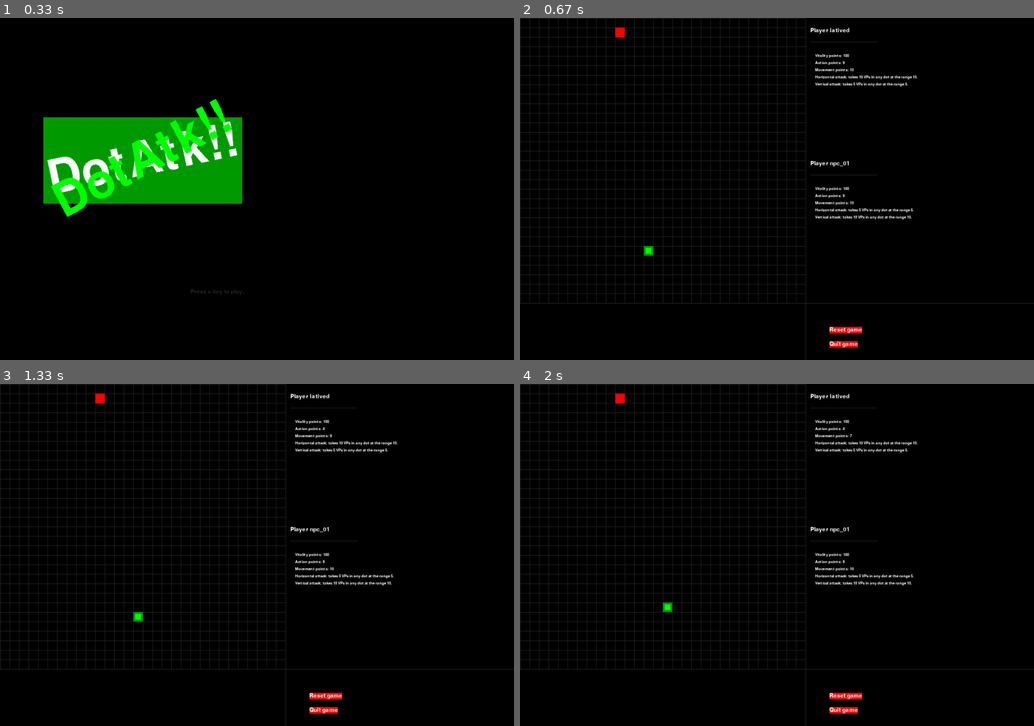
Above: before the commit, frames 1-4 (two rows, left to right).
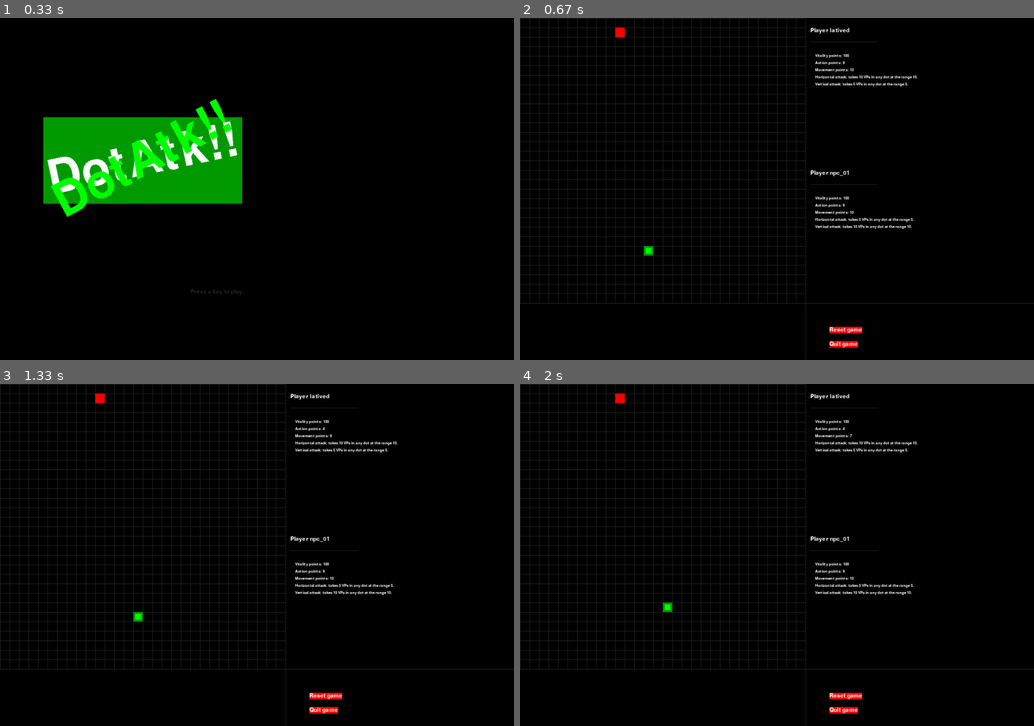
Above: after the commit, the same moments.

Repository: latived/ia2-p1
Game: pygame game, started from game.py
Same seed, same stepped clock (60 frames per second), same inputs: the game is played once before the commit and once after it.
Inputs:
- Up to frame 1 (0.33 s): no input
- Up to frame 2 (0.67 s): tap Enter at 0.33 s
- Up to frame 3 (1.33 s): tap V at 0.67 s; hold Right from 1 s (still down)
- Up to frame 4 (2 s): release Right at 1.47 s; hold Up 1.5-1.92 s; tap V at 1.65 s; hold Right from 1.95 s (still down)

Frame 1 is identical in both runs. In frame 2, 0.9% of the frame differs, in the area x 56-77%, y 41-62%; in frame 3, 0.9%; in frame 4, 0.9%.

Commit message:
Add more abstraction
- `drawGameWindow` now receives a list of dots (two or more, with the
first being the `dotPlayer`)
- `drawGameWindow` now uses `drawDot` (more generic than the previous
`drawDotPlayer` and `drawNpcPlayer`)
- `drawDot` draws a dot using its coordinates and its type. Further
improvements would be different colors for each NPC.

Diff:
--- a/game.py
+++ b/game.py
@@ -38,7 +38,7 @@
 def runGame():
 
     # Setting up player and NPC
-    dotPlayer = Player('latived', getRandomLocation(xby=True), 'pl1')
+    dotPlayer = Player('latived', getRandomLocation(xby=True), 'pl1')  # Last parameter defines dotType
     dotNpc = Player('npc_01', getRandomLocation(ybx=True), 'nl1')
 
     # Setting up some control variables
@@ -51,7 +51,7 @@
     # Who controls NPC actions?
     npcGaControlled = True  # set up random actions or ga controlled actions
 
-    drawGameWindow(dotPlayer, dotNpc)
+    drawGameWindow(dots=[dotPlayer, dotNpc])
 
     while True: # main game loop
 
@@ -62,7 +62,7 @@
             print("\t* {} points: {} VP, {} AP, {} MP.".format(dotNpc.name, dotNpc.vitalityPoints, dotNpc.actionPoints, dotNpc.movementPoints))
             showedTurnCounter = True
 
-        dotDirection, dotAtkType, dotTurnOver = None, None, None  # Just for remove warnings...
+        dotDirection, dotAtkType, dotTurnOver = None, None, None  # Just to remove warnings...
 
         # Checks for who is playing
         if not dotTurn:
@@ -135,29 +135,39 @@
             dotNpc.regenerateMP()
             dotNpc.regenerateAP()
 
-        drawGameWindow(dotPlayer, dotNpc)
-
-
-def drawGameWindow(dotPlayer, dotNpc, attacking=False, atkInfo=None):
+        drawGameWindow(dots=[dotPlayer, dotNpc])
+
+
+def drawGameWindow(dots, attacking=False, atkInfo=None):
+
     config.G_DISPLAY_SURF.fill(config.BGCOLOR)
 
     drawGrid()
 
-    drawDotPlayer(dotPlayer.position)
-    drawNpcPlayer(dotNpc.position)
-
-    drawStatus(dotPlayer, config.BOARD_WIDTH + 10, 20,
-               (config.BOARD_WIDTH + 10, 50),
-               (config.BOARD_WIDTH + 150, 50))
-    drawStatus(dotNpc, config.BOARD_WIDTH + 10, config.BOARD_HEIGHT//2,
-               (config.BOARD_WIDTH + 10, config.BOARD_HEIGHT//2 + 30),
-               (config.BOARD_WIDTH + 150, config.BOARD_HEIGHT//2 + 30))
+    namePosGapY = 0
+    lineStartGapY = 0
+    lineEndGapY = 0
+
+    nDots = len(dots)
+
+    for dot in dots:
+        # Draw the dot (dotType is used to modify the dot draw)
+        # TODO: modify NPCs dot colors somehow (new parameter dotBeauty?)
+        drawDot(dot.position, dot.dotType)
+        drawStatus(player=dot,
+                   namePosx=config.BOARD_WIDTH + 10,
+                   namePosy=20 + namePosGapY,
+                   lineStart=(config.BOARD_WIDTH + 10, 50 + lineStartGapY),
+                   lineEnd=(config.BOARD_WIDTH + 150, 50 + lineEndGapY))
+        namePosGapY += config.BOARD_HEIGHT//nDots
+        lineStartGapY += config.BOARD_HEIGHT//nDots
+        lineEndGapY += config.BOARD_HEIGHT//nDots
 
     drawOptions()
 
     if attacking:
-        dotAtkType, rangeAtk = atkInfo
-        drawAttack(dotPlayer.position, dotAtkType, rangeAtk)
+        dotPlayingPos, dotAtkType, rangeAtk = atkInfo
+        drawAttack(dotPlayingPos, dotAtkType, rangeAtk)
         pygame.display.update()
         time.sleep(0.5)
     else:
@@ -212,7 +222,7 @@
 
         # actualize window to show attack (need this here because we need to draw attack)
         # TODO: would exist a way to draw attack like we draw a movement? i.e., at the end of runGame
-        drawGameWindow(player, npc, attacking=True, atkInfo=[dotAtkType, rangeAtk])
+        drawGameWindow(dots=[player, npc], attacking=True, atkInfo=[dotPlaying.position, dotAtkType, rangeAtk])
 
         if hit:
             damage = dotPlaying.atkTypes[dotAtkType][1]
@@ -551,20 +561,17 @@
         pygame.draw.rect(config.G_DISPLAY_SURF, config.BLUE, dotInnerSegmentRect)
 
 
-def drawDotPlayer(playerCoords):
-    x = playerCoords['x'] * config.CELL_SIZE
-    y = playerCoords['y'] * config.CELL_SIZE
+def drawDot(dotCoords, dotType):
+    x = dotCoords['x'] * config.CELL_SIZE
+    y = dotCoords['y'] * config.CELL_SIZE
     dotSegmentRect = pygame.Rect(x, y, config.CELL_SIZE, config.CELL_SIZE)
-    pygame.draw.rect(config.G_DISPLAY_SURF, config.DARKGREEN, dotSegmentRect)
-    dotInnerSegmentRect = pygame.Rect(x + 4, y + 4, config.CELL_SIZE - 8, config.CELL_SIZE - 8)
-    pygame.draw.rect(config.G_DISPLAY_SURF, config.GREEN, dotInnerSegmentRect)
-
-
-def drawNpcPlayer(npcCoords):
-    x = npcCoords['x'] * config.CELL_SIZE
-    y = npcCoords['y'] * config.CELL_SIZE
-    npcRect = pygame.Rect(x, y, config.CELL_SIZE, config.CELL_SIZE)
-    pygame.draw.rect(config.G_DISPLAY_SURF, config.RED, npcRect)
+
+    if dotType == 'player':
+        pygame.draw.rect(config.G_DISPLAY_SURF, config.DARKGREEN, dotSegmentRect)
+        dotInnerSegmentRect = pygame.Rect(x + 4, y + 4, config.CELL_SIZE - 8, config.CELL_SIZE - 8)
+        pygame.draw.rect(config.G_DISPLAY_SURF, config.GREEN, dotInnerSegmentRect)
+    else:
+        pygame.draw.rect(config.G_DISPLAY_SURF, config.RED, dotSegmentRect)
 
 
 def drawGrid():
--- a/player.py
+++ b/player.py
@@ -13,12 +13,19 @@
     def __init__(self, name, location, dotType, vitalityPoints=START_VP, movPoints=START_MP):
         self.name = name
         self.position = location
-        self.atkTypes = self.__selectAtkTypes(dotType)
+        self.atkTypes = self._selectAtkTypes(dotType)
         self.vitalityPoints = vitalityPoints
         self.actionPoints = self.getMaximumAP()
         self.movementPoints = movPoints
         self.futureMoves = []
+        self.dotType = self._setDotType(dotType)
 
+
+    def _setDotType(self, dotType):
+        if dotType[0] == 'p':
+            return "player"
+        else:
+            return "npc"
 
     def regenerateMP(self):
         self.movementPoints = START_MP
@@ -37,7 +44,7 @@
         return sum(higherAtksCost[:2]) - 1
 
 
-    def __selectAtkTypes(self, dotType):
+    def _selectAtkTypes(self, dotType):
         atk = None
 
         if dotType == 'pl1':
